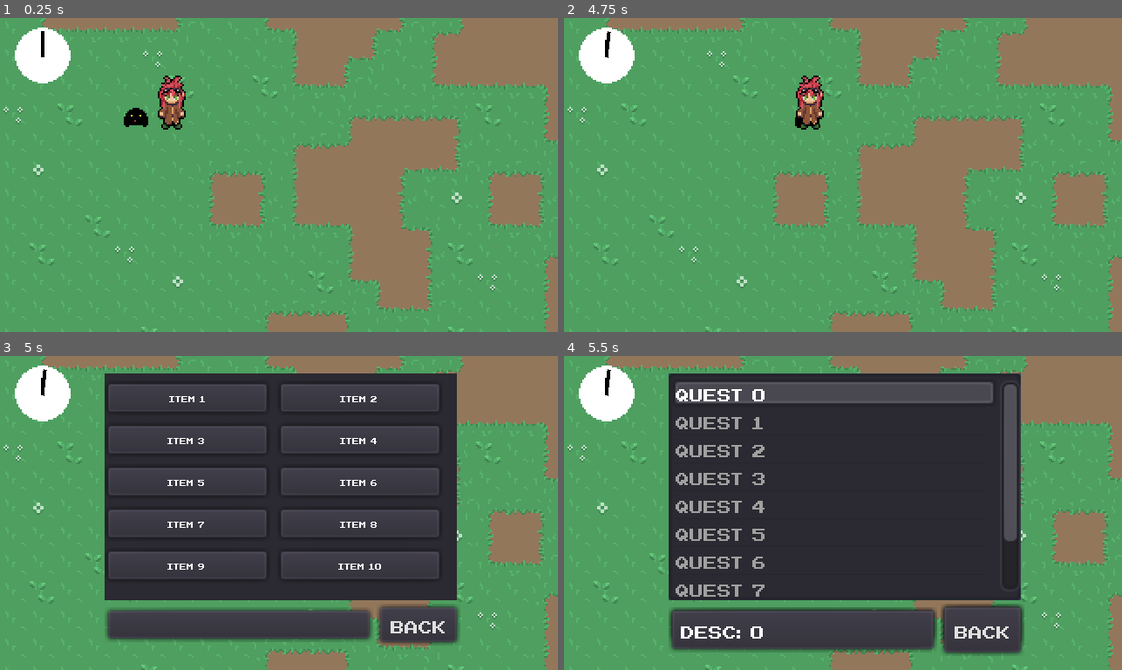
Above: before the commit, frames 1-4 (two rows, left to right).
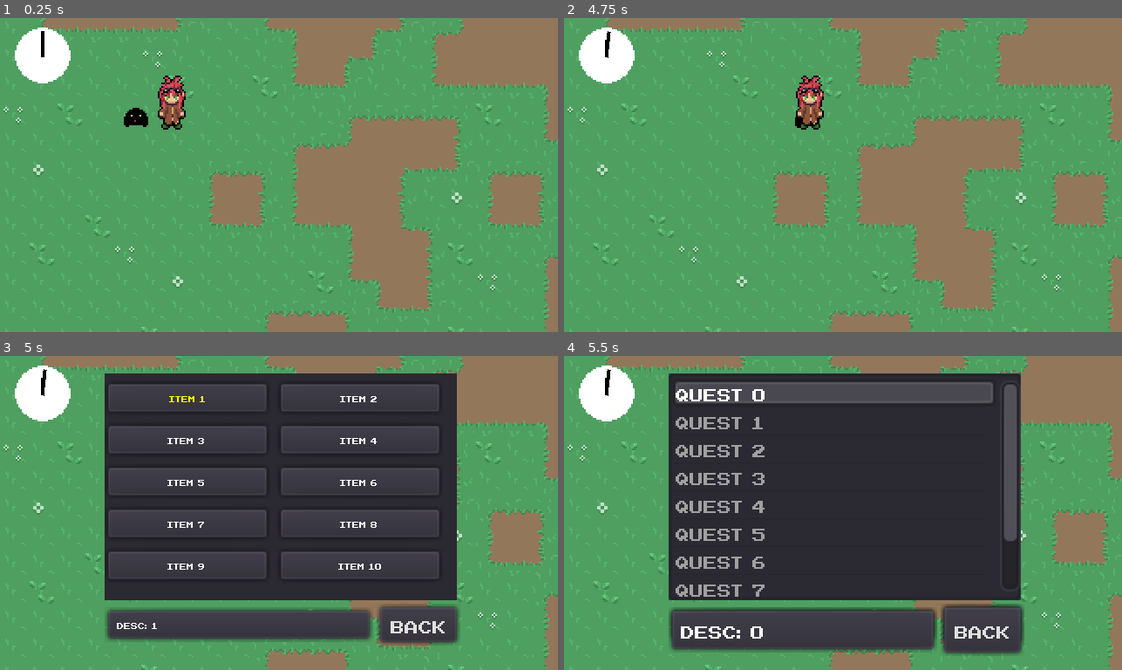
Above: after the commit, the same moments.

Repository: Morphclue/evo-world
Game: Godot game, scene res://world.tscn
The game is run twice, just before and just after one commit, with the same random seed, the same clock (stepped at 60 frames per second) and the same inputs.
Inputs:
- Up to frame 1 (0.25 s): no input
- Up to frame 2 (4.75 s): tap Enter (ui_accept) at 0.5, 0.77, 2, 2.27, 2.75, 3.77, 4.25, 4.52 s; hold D (right) 0.53-1.25 s; tap J (journal) at 0.6, 2.1, 2.85, 3.6, 4.35 s; click "Back" at 1.25 s; hold S (down) 2.03-2.78 s; hold D (right) 2.78-3.53 s; hold Up (ui_up) 3.53-4.28 s; hold A (left) from 4.28 s (still down)
- Up to frame 3 (5 s): keep holding A (left); tap I (inventory) at 4.9 s
- Up to frame 4 (5.5 s): keep holding A (left); tap J (journal) at 5.1 s; tap Enter (ui_accept) at 5.27 s

Frames 1-2 are identical in both runs. In frame 3, 0.1% of the frame differs, in the area x 20-37%, y 12-87%; in frame 4, nothing differs.

Commit message:
feat: implement hover in inventory

Diff:
--- a/menus/inventory.gd
+++ b/menus/inventory.gd
@@ -6,6 +6,7 @@
 
 const font: DynamicFont = preload("res://menus/NESCyrillic.tres")
 onready var grid_container: GridContainer = $vBox/control/gridContainer
+onready var description: Label = $vBox/hBox/panelContainer/description
 
 var items: Array = []
 var select_position: int = 0 setget _set_select_position
@@ -15,18 +16,23 @@
 	_load_items()
 	_load_dummy_items()
 	_load_ui()
-	self.connect("hover_changed", self, "_select_hover")
+	_init_signals()
+	_select_hover()
 
 
 func _process(_delta):
 	_handle_input()
 
 
+func _init_signals():
+	var error_code = self.connect("hover_changed", self, "_select_hover")
+	if error_code != OK:
+		print("Failed to connect hover_changed")
+
+
 func _set_select_position(value):
 	select_position = value
-	print(value)
 	emit_signal("hover_changed")
-	pass
 
 
 func _handle_input():
@@ -37,7 +43,14 @@
 
 
 func _select_hover():
-	pass
+	var position = abs(select_position)
+	var label: Label = grid_container.get_child(position).get_child(0)
+
+	for child in grid_container.get_children():
+		child.get_child(0).add_color_override("font_color", Color(1,1,1,1))
+	label.add_color_override("font_color", Color(1,1,0,1))
+	description.text = items[select_position].description
+
 
 
 func _load_items() -> void:
@@ -47,7 +60,7 @@
 func _load_dummy_items() -> void:
 	for i in range(INVENTORY_SIZE):
 		var item_name = "Item " + str(i + 1)
-		var desc = "Desc: " + str(i)
+		var desc = "Desc: " + str(i + 1)
 		var item: Item = Item.new(item_name, desc)
 		items.append(item)
 
